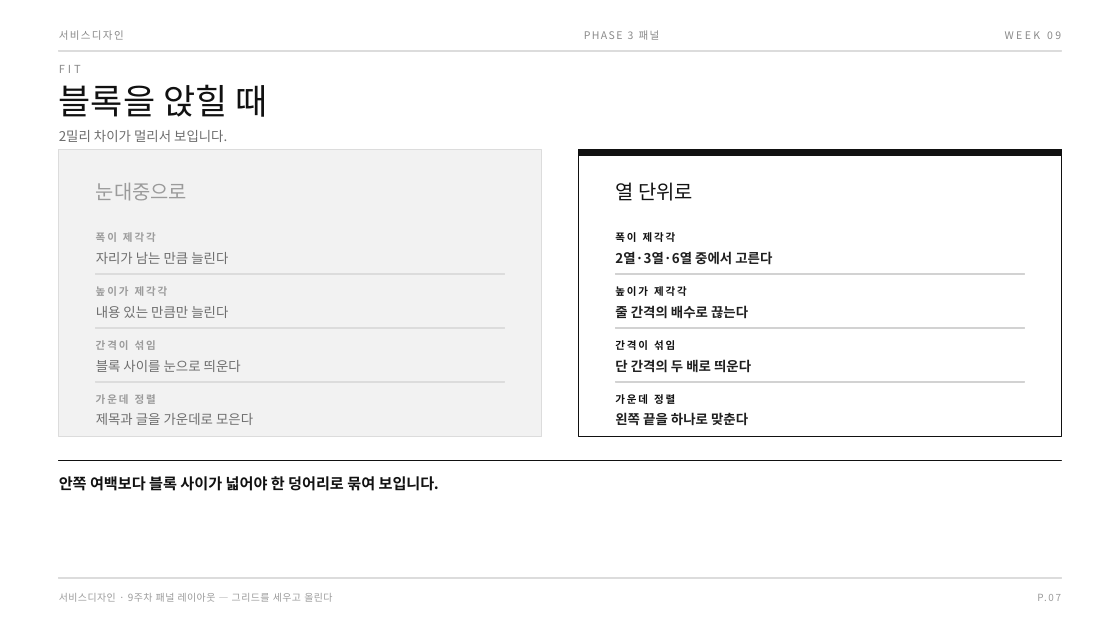
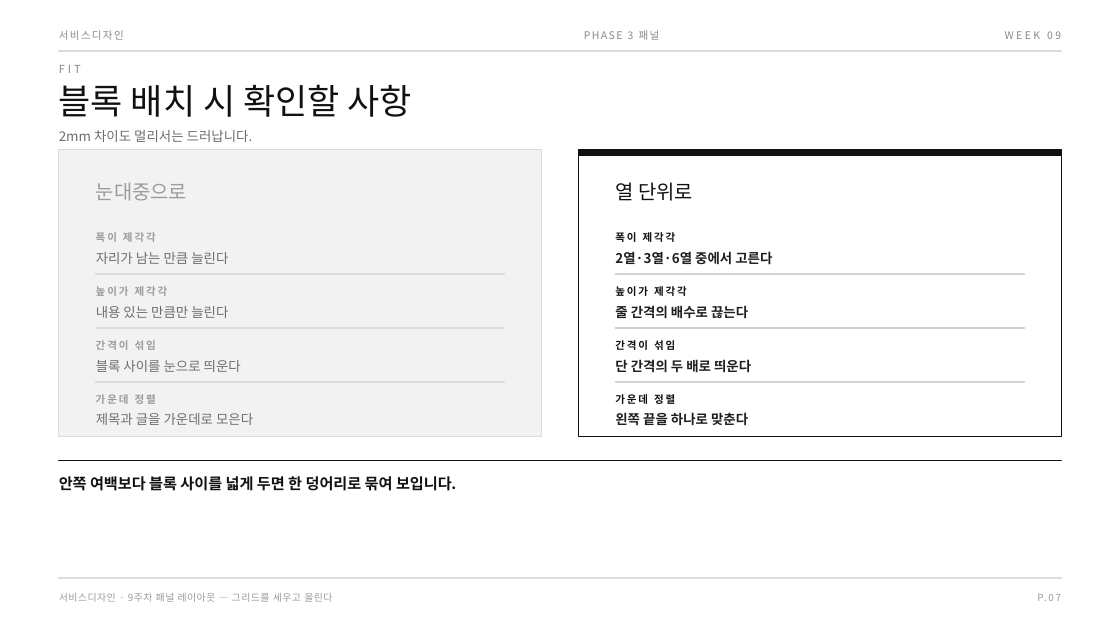
Before and after one commit to design-eng/MIN.D, a slide deck: slide 12 of dist/weeks-2학기/서비스디자인_2학기_09주차_패널레이아웃.pptx. Drawn at 1120x630 pixels with LibreOffice and Linux fonts; fonts in the diff are those of the drawing. Boxes give left, top, right and bottom in pixels: in the first picture for what was removed or moved away, otherwise in the second. Text is boxed around its words. In the diff, an @@ line names an element or a change of style, - is before the commit and + after.

```diff
--- a/dist/weeks-2학기/서비스디자인_2학기_09주차_패널레이아웃.pptx
+++ b/dist/weeks-2학기/서비스디자인_2학기_09주차_패널레이아웃.pptx
@@ text at (x1=59, y1=84, x2=413, y2=117): text changed @@
-블록을 앉힐 때
+블록 배치 시 확인할 사항
@@ text at (x1=59, y1=130, x2=253, y2=142): text changed @@
-2밀리 차이가 멀리서 보입니다.
+2mm 차이도 멀리서는 드러납니다.
@@ text at (x1=59, y1=476, x2=456, y2=491): text changed @@
-안쪽 여백보다 블록 사이가 넓어야 한 덩어리로 묶여 보입니다.
+안쪽 여백보다 블록 사이를 넓게 두면 한 덩어리로 묶여 보입니다.
```
Also in this commit, not shown: 20 other slides changed, 5 other files.
